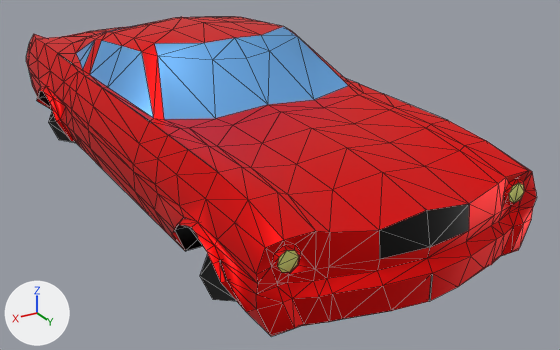
An edit to the OBJ model src/main/resources/models/stallion.obj, drawn before and after from the same camera.
Before and after are seen from a 50 mm lens placed at (2.09, 4.19, 1.58), pointed at (-0.25, 0.28, -0.37). The axes (+X, +Y, +Z) are drawn at lower left. The lights are the same throughout. Mesh edges are drawn as thin lines. Where no turn or scale is listed for an object, it has been applied to the vertices. Vertices at the same position are counted once.

Objects in the first picture: 'Chassis', 'SOCKET_WHEEL_FR', 'SOCKET_WHEEL_RR'.
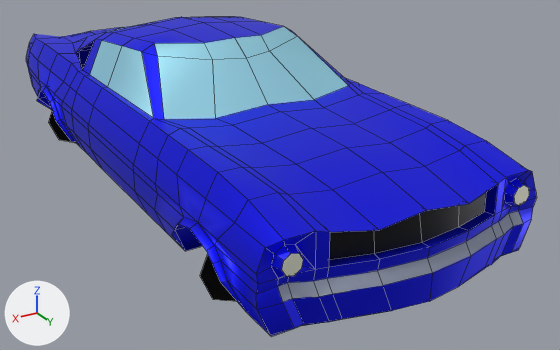
The edits, one by one:
Picture 'stallion.png' (img_stallion_png) is new.
Material 'Material' (mat_material) changes its picture from img_stallion_texture_png to img_stallion_png.
me_chassis is used by ob_chassis; location (0.0, 0.0, 0.0).
me_chassis had 471 vertices, 888 faces, 12 loose edges and spanned x -0.84..0.83, y -2.12..1.99, z -0.33..0.53.
me_chassis now has 479 vertices, 456 faces, 4 loose edges and spans x -0.84..0.83, y -2.12..1.99, z -0.33..0.53.
me_chassis part 1: 18 vertices removed from x -0.7..0.7, y 1.82..1.84, z -0.08..0.07; 28 vertices added at x -0.7..0.7, y 1.82..1.91, z -0.06..0.11.
me_chassis part 2: 2 vertices removed from x -0.27..0.27, y -1.75, z 0.22.
me_chassis part 3: 1 vertex removed from x 0.77, y -0.81, z -0.05; 1 vertex added at x 0.79, y -0.81, z -0.05.
me_chassis part 4: 24 kept faces spanning x -0.8..0.79, y -2.03..1.96, z -0.33..0.5 get new texture (UV) coordinates.

Where the change shows, as pixel boxes [x1, y1, x2, y2] in the pictures (560 x 350 px; the box of a moved part takes in the faces that stretch with it):
'Chassis', surface changed, reshaped (red to blue): [26, 17, 536, 336] in both
'SOCKET_WHEEL_FR', surface changed: [200, 254, 237, 302] in both
'SOCKET_WHEEL_RR', surface changed: [48, 111, 76, 143] in both
part 1 of me_chassis, moved or reshaped: before [257, 178, 536, 294]; after [256, 178, 536, 294]
part 2 of me_chassis, deleted: before [63, 31, 95, 37]
part 3 of me_chassis, moved or reshaped: before [53, 94, 72, 125]; after [53, 94, 74, 132]
part 4 of me_chassis, surface changed (red to blue): [38, 29, 511, 326] in both
